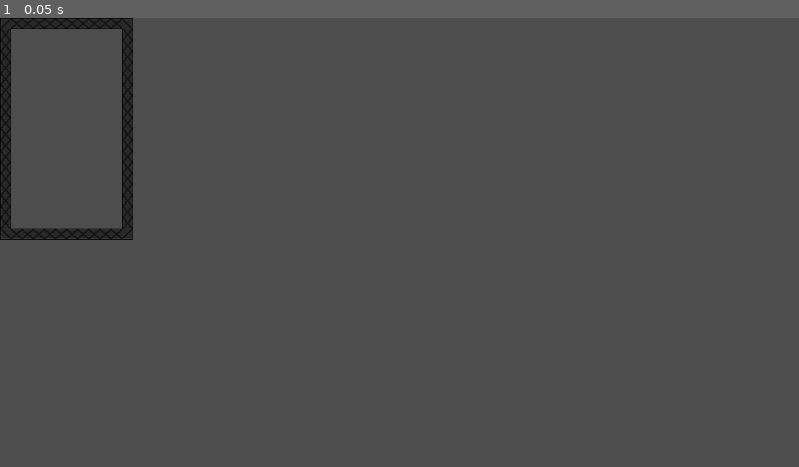
Above: before the commit, frame 1.
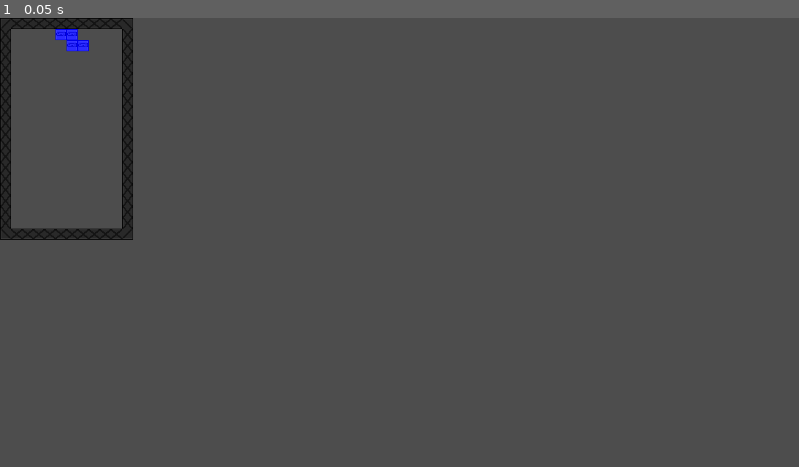
Above: after the commit, the same moment.

Repository: Relaxed-Chowder/octoBlocs
Game: Godot game, scene res://scene/game.tscn
Two runs of this game, one before a commit and one after it. Both use one fixed random seed, a clock stepped at 60 frames per second and the inputs below.
Inputs:
- Up to frame 1 (0.05 s): no input

The runs differ from the first frame. In frame 1, 0.1% of the frame differs, in the area x 6-12%, y 2-8%.
Error before the commit: Invalid operands 'Vector2i' and 'Array' in operator '+'. (res://scripts/tile_map_layer.gd:109)

Commit message:
no more error with 108 in tile_map_layer.gd

Diff:
--- a/octo-blocs/scripts/tile_map_layer.gd
+++ b/octo-blocs/scripts/tile_map_layer.gd
@@ -42,7 +42,6 @@
 var j := [j_0, j_90, j_180, j_270]
 
 var tetrominoes := [i, t, o, z, s, l, j]
-var tetrominoes_full := tetrominoes.duplicate()
 
 #colors
 var r := Vector2i(1,0)
@@ -80,9 +79,9 @@
 			game_piece.color = colors[i]
 			piece_deck.push_front(game_piece)
 
+	var piece_full := piece_deck.duplicate()
 	count = piece_deck.size()
-	tetrominoes.shuffle()
-	colors.shuffle()
+	piece_deck.shuffle()
 	piece_type = pick_piece()
 	print(count)
 
@@ -105,5 +104,5 @@
 	return piece
 
 func draw_piece(piece, pos, atlas):
-	for i in piece:
+	for i in piece[0]:
 		set_cell(pos+i, tile_id, atlas)
